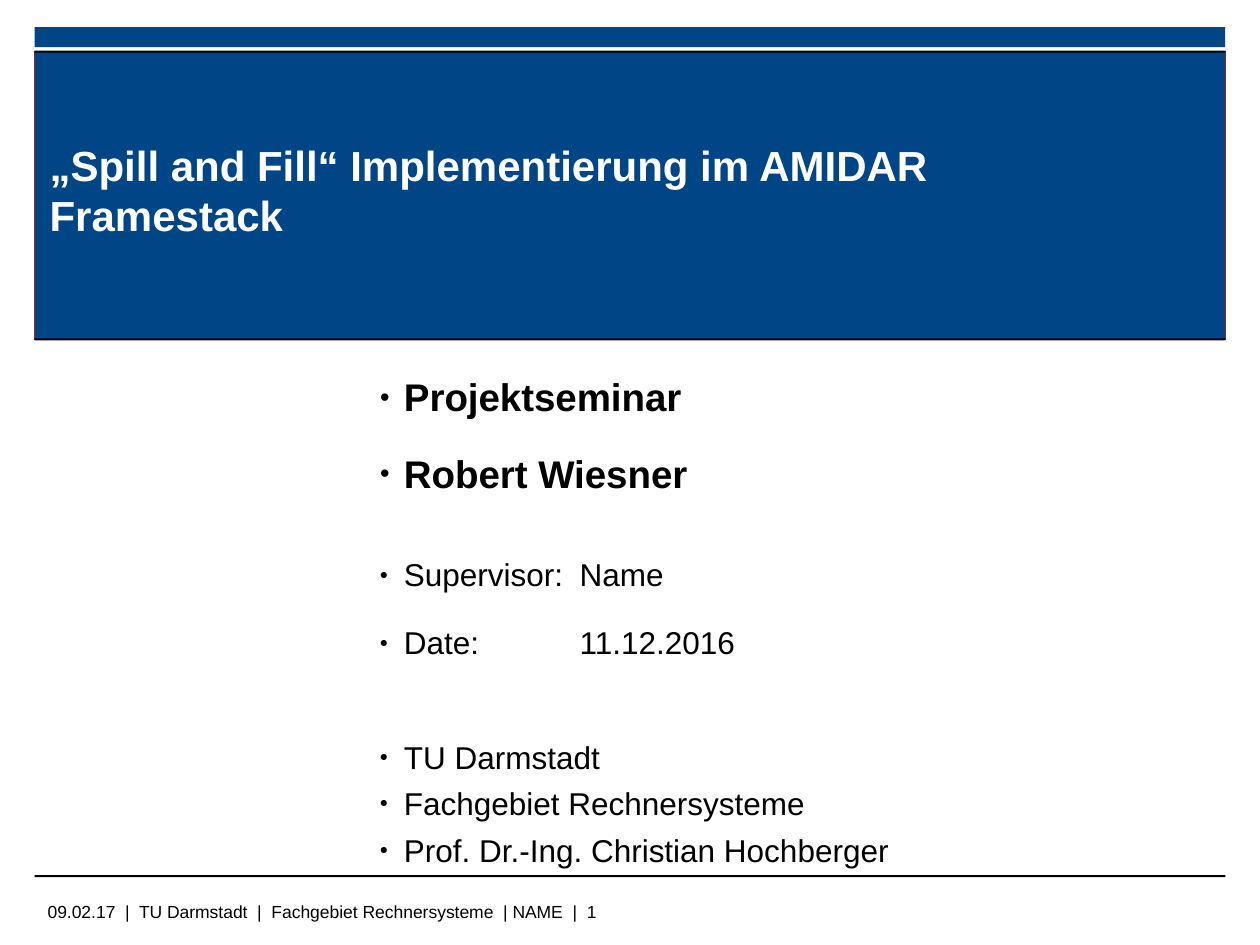
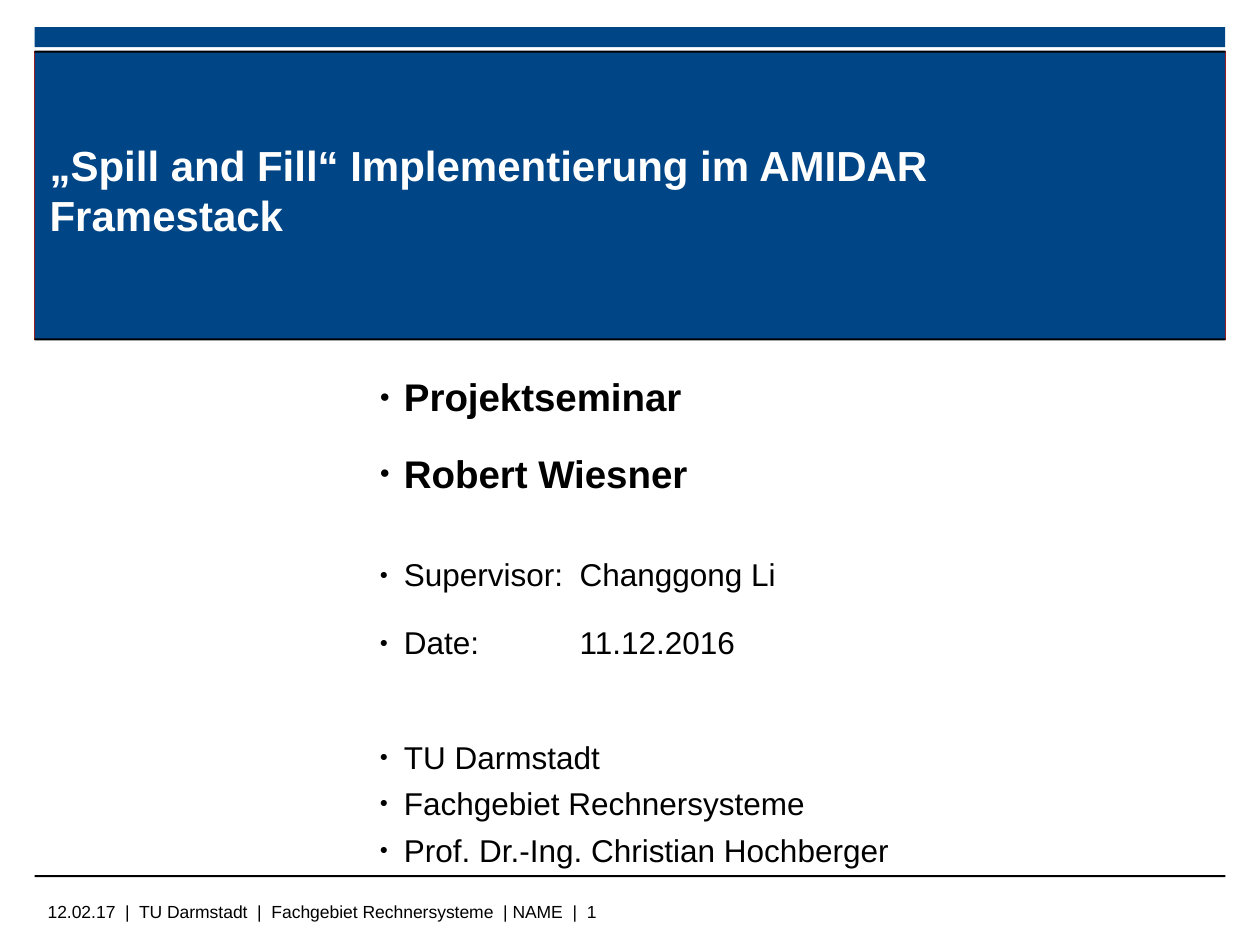
Before and after one commit to Wiero/PS_RS_REPORT, a slide deck: slide 1 of libreoffice_presentation.odp. Drawn at 1260x945 pixels with LibreOffice and Linux fonts; fonts in the diff are those of the drawing; background and template pictures are left out. Boxes give left, top, right and bottom in pixels: in the first picture for what was removed or moved away, otherwise in the second. Text is boxed around its words. In the diff, an @@ line names an element or a change of style, - is before the commit and + after.

```diff
--- a/libreoffice_presentation.odp
+++ b/libreoffice_presentation.odp
@@ text at box(404, 563, 776, 592): text changed @@
-● Supervisor: Name
+● Supervisor: Changgong Li
@@ text at box(48, 905, 597, 922): text changed @@
-09.02.17 | TU Darmstadt | Fachgebiet Rechnersysteme | NAME | 1
+12.02.17 | TU Darmstadt | Fachgebiet Rechnersysteme | NAME | 1
```
Also in this commit, not shown: 5 other slides changed, 3 slides added, 3 slides removed, 1 other file.
